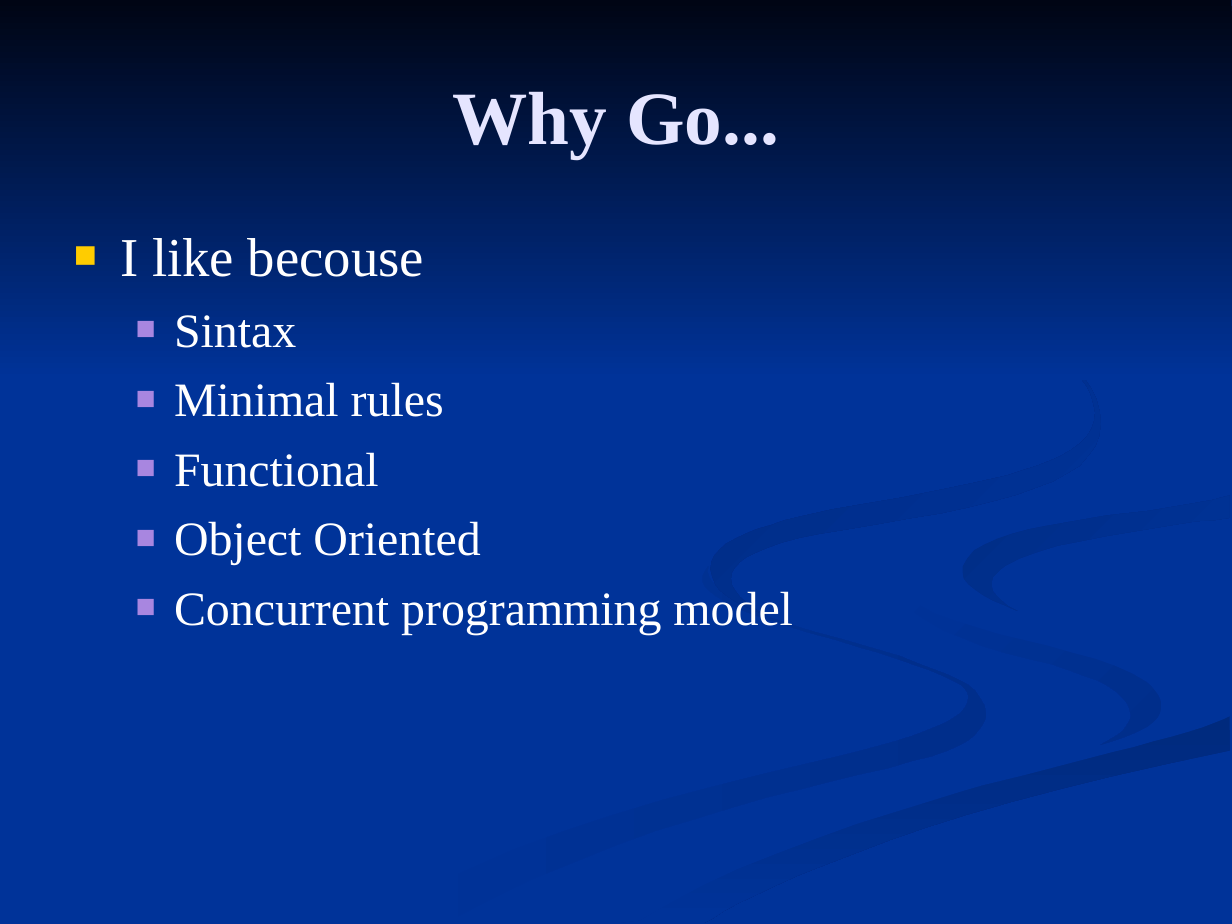
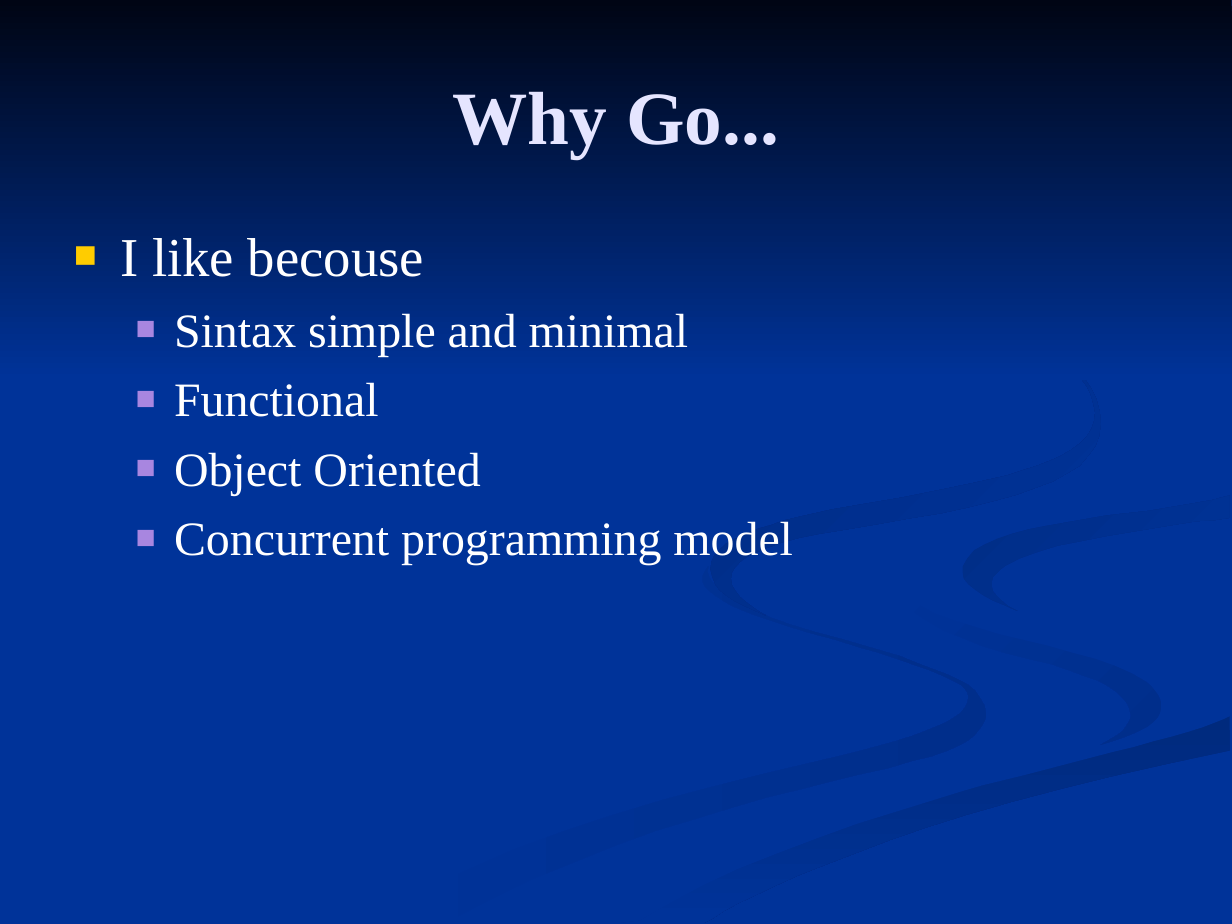
Before and after one commit to FrancoMelandri/GoLang, a slide deck: slide 2 of golang.ppt. Drawn at 1232x924 pixels with LibreOffice and Linux fonts; fonts in the diff are those of the drawing. Boxes give left, top, right and bottom in pixels: in the first picture for what was removed or moved away, otherwise in the second. Text is boxed around its words. In the diff, an @@ line names an element or a change of style, - is before the commit and + after.

```diff
--- a/golang.ppt
+++ b/golang.ppt
@@ text at <box>174,313,688,357</box>: text changed @@
-  ■ Sintax
-  ■ Minimal rules
+  ■ Sintax simple and minimal
```
Also in this commit, not shown: 11 other slides changed, 2 slides added, 2 other files.
